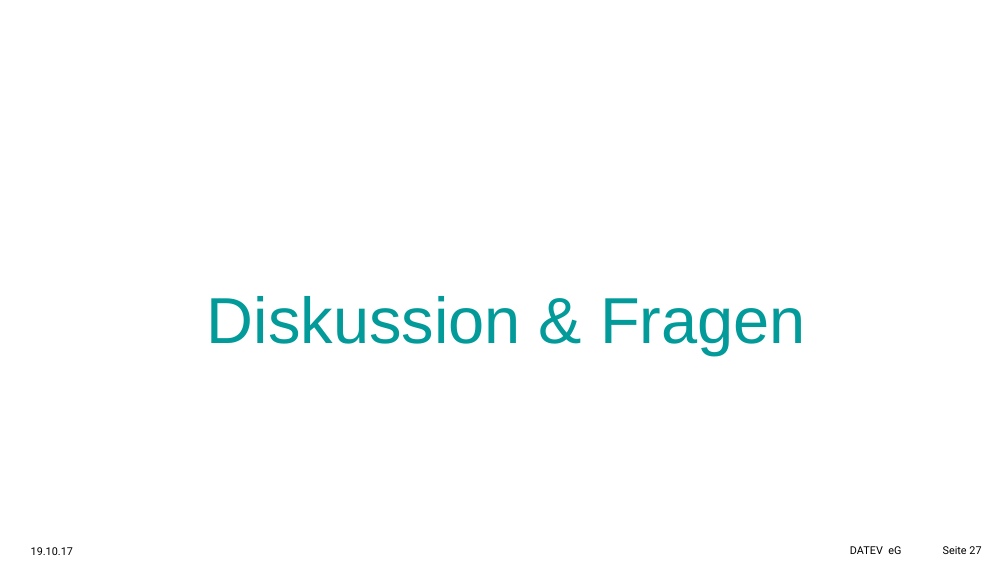
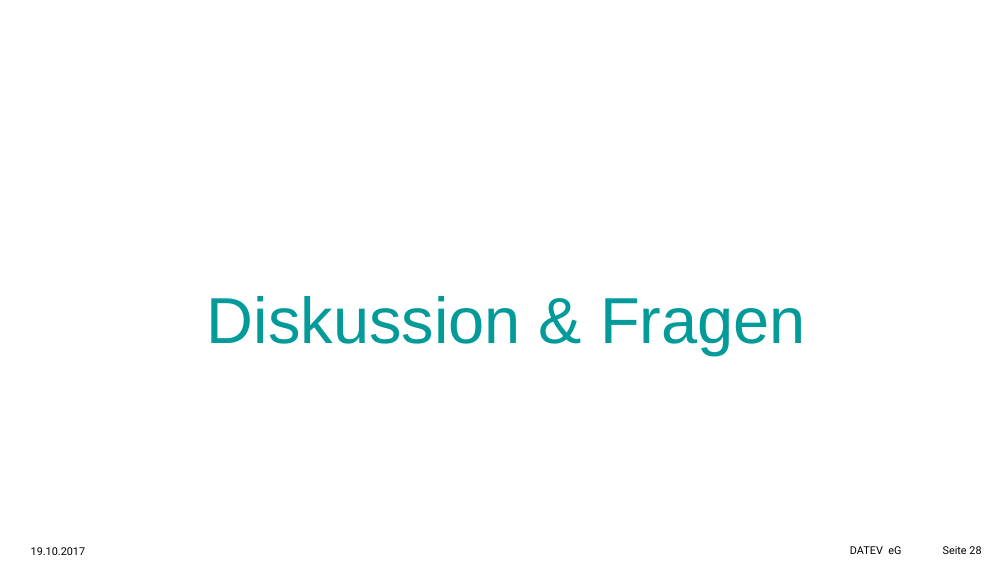
Before and after one commit to aawada78/angular-workshop, a slide deck: slide 28 of docs/Angular-Workshop-20.10.pptx (slide 27 before the commit). Drawn at 1008x567 pixels with LibreOffice and Linux fonts; fonts in the diff are those of the drawing; background and template pictures are left out. Boxes give left, top, right and bottom in pixels: in the first picture for what was removed or moved away, otherwise in the second. Text is boxed around its words. In the diff, an @@ line names an element or a change of style, - is before the commit and + after.

```diff
--- a/docs/Angular-Workshop-20.10.pptx
+++ b/docs/Angular-Workshop-20.10.pptx
@@ text at <box>31,547,85,555</box>: text changed @@
-19.10.17
+19.10.2017
@@ page number at <box>943,546,981,554</box>: text changed @@
-Seite 27
+Seite 28
```
Also in this commit, not shown: 25 other slides changed, 1 slide added.
